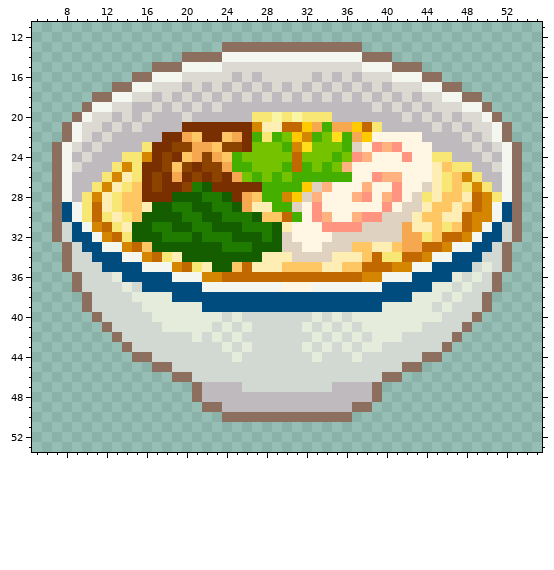
One commit to this pixel-art sprite: Graphics/Icons/item818.png. The first picture shows the starting point.
The file is 60x60 pixels. Shown: x 5..55, y 11..53.
After the commit:
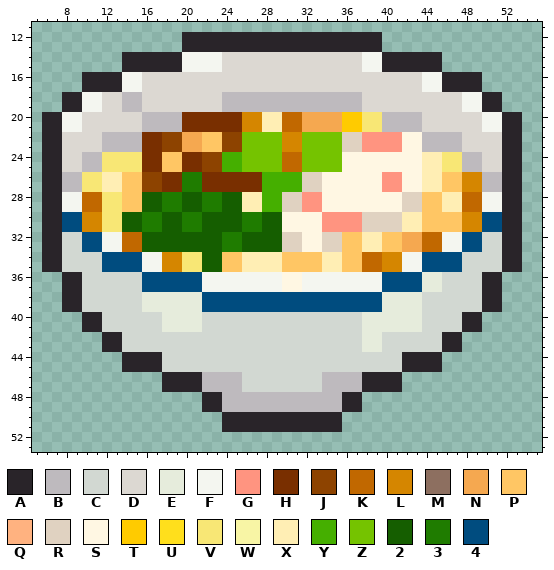
Palette (. is transparent): A #292429  B #bebabe  C #d2d8d2  D #dcd8d2  E #e6ecdc  F #f4f6f0  G #ff9480  H #792f00  J #8d4300  K #c16800  L #d58600  M #8d6f60  N #f5a850  P #ffc664  Q #ffb280  R #e0d2c1  S #fff7e3  T #ffcb00  U #ffdf1c  V #f8e775  W #f8f5a5  X #ffeeb4  Y #45af00  Z #75c300  2 #155e00  3 #1f7c00  4 #004c7f
Changes in this commit:
@@ x 5..55 @@
 11 ...................................................
-12 ...................................................
-13 ...................MMMMMMMMMMMMMM..................
-14 ...............MMMMFFFFFFFFFFFFFFMMM...............
-15 ............MMMFFFFDDDDDDDDDDDDDDFFFMMM............
-16 ..........MMFFFDDDDDBDBDDDDDBDBDBDDDFFFMM..........
-17 ........MMFFDDDBDBDBDBDBDBDBDBDBDBDBDDDFFMM........
-18 ......MMFFDDBDBDBDBDBDBDBDBDBDBDBDBDBDBDDFFMM......
-19 .....MFFDDBBDBDBDBDBBBBBBBBBBBBBBBDBDBDBDDDFFM.....
-20 ....MFDDBDBDBBBDBBBBBBVVWVWVVVBBBBBBBDBDBDBDDFM....
-21 ...MFDDBDBDBBBBHHHHHHHLXXKKTNYNNTKVBBBBBDBDBDDFM...
-22 ...MFDBDBBBBBHHNPHHPNHYVYZTLYZUYNTSSSSSBBBBDBDFM...
-23 ..MFDBDBBBBVHHJJNNPJJHZZZYLUZZZYRSGQGSSSBBBBDBDFM..
-24 ..MFBDBBBVVLHJHPNJNPYZZZZZKZZZYZGQSSSGSSVVBBBDBFM..
-25 ..MFDBBBVLVHHJPJHJJNYYZZZYKYZYZQSSSSSSSSXPVVBBDFM..
-26 ..MFBBBVLXVHJHNHJHJHNZYZYZYYYYYYSSGQQSSSXVPLVBBFM..
-27 ..MFBBVLXVPHJHHJ32HHHHHYYYYTRQSSSQSSGSSRXVPVLVBFM..
-28 ..MFBVLXVPPHHH222332HNPYYLTRQSSSQGSQGSRVXPPXKLVFM..
-29 ..M4FVKXVPPX223322332NXXYYRSGSSSSSSGSRRXPPXPKLF4M..
-30 ..M4FVKVXVP222233223332PPKYSGQSSQGGRRRXPPXXKLLF4M..
-31 ..MC4FLKVX223322332223332XSSSGGGGRRRRNXXPVPKLF4CM..
-32 ..MC44FLKV222333233322232RSSSSRRRRRRRNNVPKKLF44CM..
-33 ...MC44FFLKP2222222333222RRSSRRRPPXXPNNKKLFF44CM...
-34 ...MCC444FFLKVX22222222XXXRRRRXXXPKVVKKLFF444CCM...
-35 ...MCCC4444FFFLKVX22PKXXXPPPPXXPPKKKLLFF4444CECM...
-36 ....MCCCE44444FFFLLKKKKKKKKKKKKKKLLFFF4444ECECM....
-37 ....MCCCCEC444444FFFFFFFFSSSFFFFFFF44444EECECCM....
-38 .....MCCCCEEEE444444444444444444444444EEECECCM.....
-39 .....MCCCCCEEEEEE444444444444444444EEEEECECCCM.....
-40 ......MCCCCCEEEEEEECECCCCCCCECECEEEEEEEEECCCM......
-41 .......MCCCCCEEEEECECECCCCCECECECEEEEEECCCCM.......
-42 ........MCCCCCCCECECECCCCCCCECECECEEECCCCCM........
-43 .........MCCCCCCCCCECECCCCCECECECEECCCCCCM.........
-44 ..........MMCCCCCCCCECCCCCCCECCCECCCCCCMM..........
-45 ............MMCCCCCCCCCCCCCCCCCCCCCCCMM............
-46 ..............MMCCCCCCCCCCCCCCCCCCCMM..............
-47 ................MBBBBCCCCCCCCCBBBBM................
-48 ................MBBBBBBBBBBBBBBBBBM................
-49 .................MMBBBBBBBBBBBBBMM.................
-50 ...................MMMMMMMMMMMMM...................
-51 ...................................................
+12 ...............AAAAAAAAAAAAAAAAAAAA................
+13 ...............AAAAAAAAAAAAAAAAAAAA................
+14 .........AAAAAAFFFFDDDDDDDDDDDDDDFFAAAAAA..........
+15 .........AAAAAAFFFFDDDDDDDDDDDDDDFFAAAAAA..........
+16 .....AAAAFFDDDDDDDDDDDDDDDDDDDDDDDDDDDDFFAAAA......
+17 .....AAAAFFDDDDDDDDDDDDDDDDDDDDDDDDDDDDFFAAAA......
+18 ...AAFFDDBBDDDDDDDDBBBBBBBBBBBBBBDDDDDDDDDDFFAA....
+19 ...AAFFDDBBDDDDDDDDBBBBBBBBBBBBBBDDDDDDDDDDFFAA....
+20 .AAFFDDDDDDBBBBHHHHHHLLXXKKNNNNTTVVBBBBDDDDDDFFAA..
+21 .AAFFDDDDDDBBBBHHHHHHLLXXKKNNNNTTVVBBBBDDDDDDFFAA..
+22 .AADDDDBBBBHHJJNNPPJJZZZZLLZZZZRRGGGGSSBBBBDDDDAA..
+23 .AADDDDBBBBHHJJNNPPJJZZZZLLZZZZRRGGGGSSBBBBDDDDAA..
+24 .AADDBBVVVVHHPPHHJJYYZZZZKKZZZZSSSSSSSSXXVVBBDDAA..
+25 .AADDBBVVVVHHPPHHJJYYZZZZKKZZZZSSSSSSSSXXVVBBDDAA..
+26 .AABBVVXXPPJJHH33HHHHHHYYYYRRSSSSSSGGSSXXPPLLBBAA..
+27 .AABBVVXXPPJJHH33HHHHHHYYYYRRSSSSSSGGSSXXPPLLBBAA..
+28 .AAFFKKVVPP2233223322XXYYRRGGSSSSSSSSRRPPXXKKFFAA..
+29 .AAFFKKVVPP2233223322XXYYRRGGSSSSSSSSRRPPXXKKFFAA..
+30 .AA44LLVV2233223322223322SSSSGGGGRRRRXXPPPPLL44AA..
+31 .AA44LLVV2233223322223322SSSSGGGGRRRRXXPPPPLL44AA..
+32 .AACC44FFKK22222222332222RRSSRRPPXXPPNNKKFF44CCAA..
+33 .AACC44FFKK22222222332222RRSSRRPPXXPPNNKKFF44CCAA..
+34 .AACCCC4444FFLLVV22PPXXXXPPPPXXPPKKLLFF4444CCCCAA..
+35 .AACCCC4444FFLLVV22PPXXXXPPPPXXPPKKLLFF4444CCCCAA..
+36 ...AACCCCCC444444FFFFFFFFSSFFFFFFFF4444EECCCCAA....
+37 ...AACCCCCC444444FFFFFFFFSSFFFFFFFF4444EECCCCAA....
+38 ...AACCCCCCEEEEEE444444444444444444EEEECCCCCCAA....
+39 ...AACCCCCCEEEEEE444444444444444444EEEECCCCCCAA....
+40 .....AACCCCCCEEEECCCCCCCCCCCCCCCCEEEEEECCCCAA......
+41 .....AACCCCCCEEEECCCCCCCCCCCCCCCCEEEEEECCCCAA......
+42 .......AACCCCCCCCCCCCCCCCCCCCCCCCEECCCCCCAA........
+43 .......AACCCCCCCCCCCCCCCCCCCCCCCCEECCCCCCAA........
+44 .........AAAACCCCCCCCCCCCCCCCCCCCCCCCAAAA..........
+45 .........AAAACCCCCCCCCCCCCCCCCCCCCCCCAAAA..........
+46 .............AAAABBBBCCCCCCCCBBBBAAAA..............
+47 .............AAAABBBBCCCCCCCCBBBBAAAA..............
+48 .................AABBBBBBBBBBBBAA..................
+49 .................AABBBBBBBBBBBBAA..................
+50 ...................AAAAAAAAAAAA....................
+51 ...................AAAAAAAAAAAA....................
 52 ...................................................
Pixel boxes of the changes (left, top, right, bottom) in both pictures:
changed: (42, 32, 522, 432)
